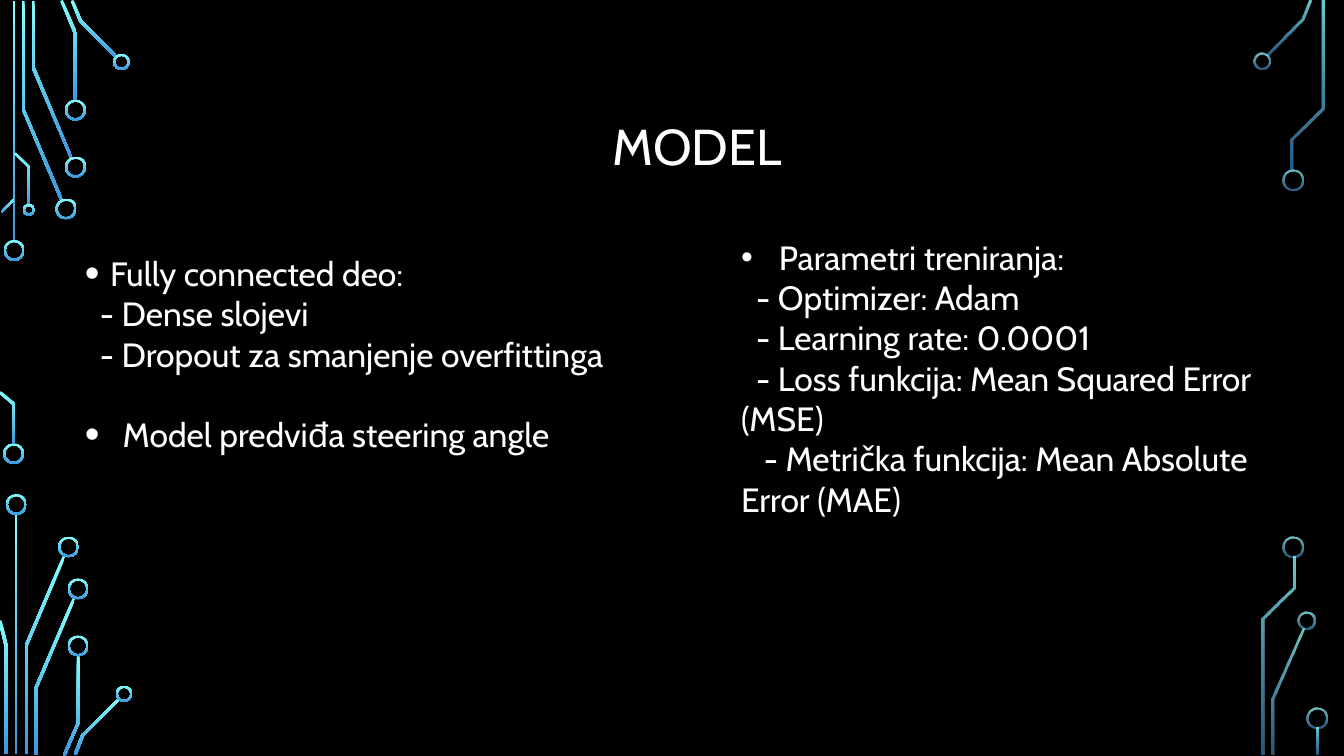
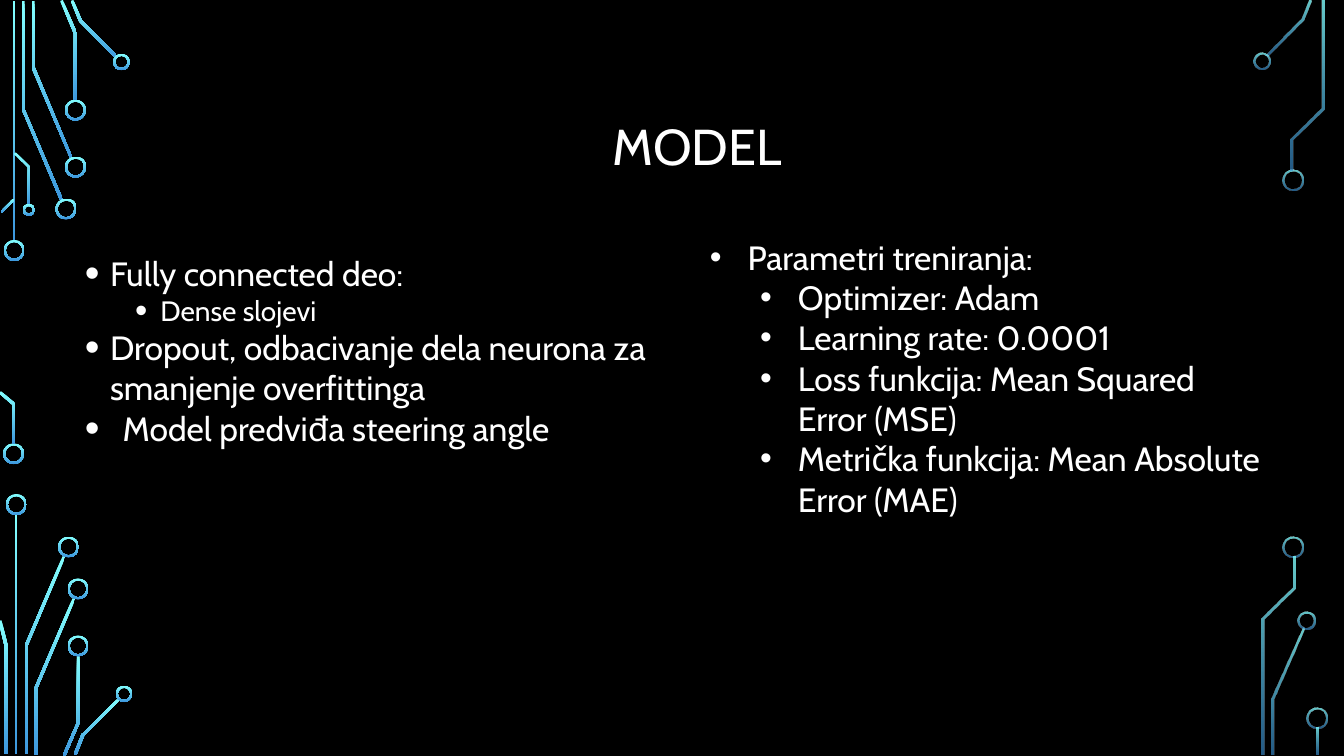
Before and after one commit to jglintic/duboko_ucenje, a slide deck: slide 9 of dubuko_ucenje_projekat_ppt.pptx. Drawn at 1344x756 pixels with LibreOffice and Linux fonts; fonts in the diff are those of the drawing; background and template pictures are left out. Boxes give left, top, right and bottom in pixels: in the first picture for what was removed or moved away, otherwise in the second. Text is boxed around its words. In the diff, an @@ line names an element or a change of style, - is before the commit and + after.

```diff
--- a/dubuko_ucenje_projekat_ppt.pptx
+++ b/dubuko_ucenje_projekat_ppt.pptx
@@ text "Parametri treniranja:": place and size @@
-text "Parametri treniranja:" at box(741, 246, 1252, 517)
+text "Parametri treniranja:" at box(748, 246, 1260, 517)
@@ text at box(798, 284, 1260, 517): text changed @@
-- Optimizer: Adam
-- Learning rate: 0.0001
-- Loss funkcija: Mean Squared Error (MSE)
-- Metrička funkcija: Mean Absolute Error (MAE)
+  • Optimizer: Adam
+  • Learning rate: 0.0001
+  • Loss funkcija: Mean Squared Error (MSE)
+  • Metrička funkcija: Mean Absolute Error (MAE)
@@ text at box(110, 300, 646, 408): text changed @@
-- Dense slojevi
-- Dropout za smanjenje overfittinga
+  • Dense slojevi
+• Dropout, odbacivanje dela neurona za smanjenje overfittinga
```
Also in this commit, not shown: 13 other slides changed, 1 slide added, 1 slide removed.
